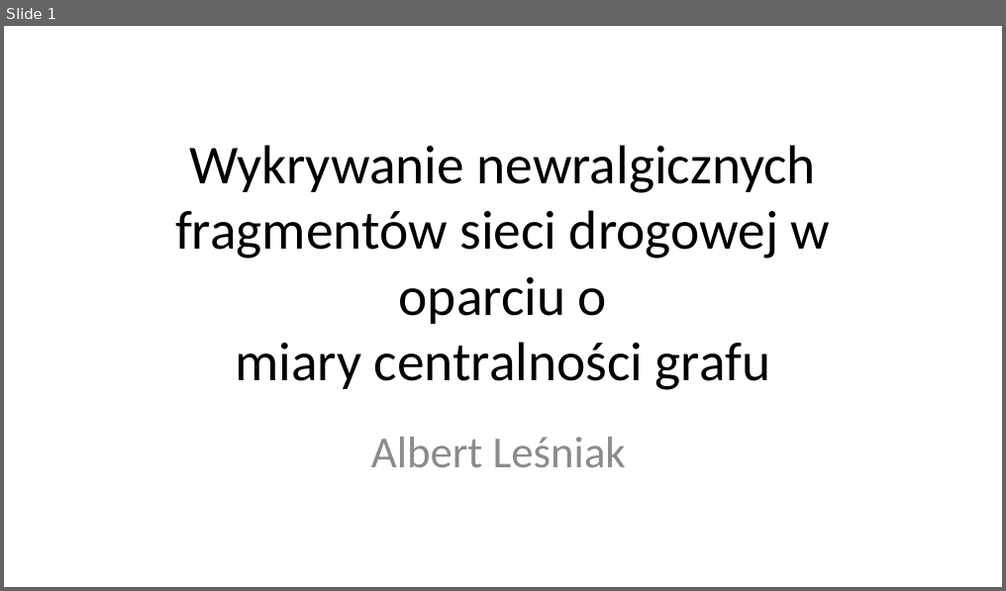
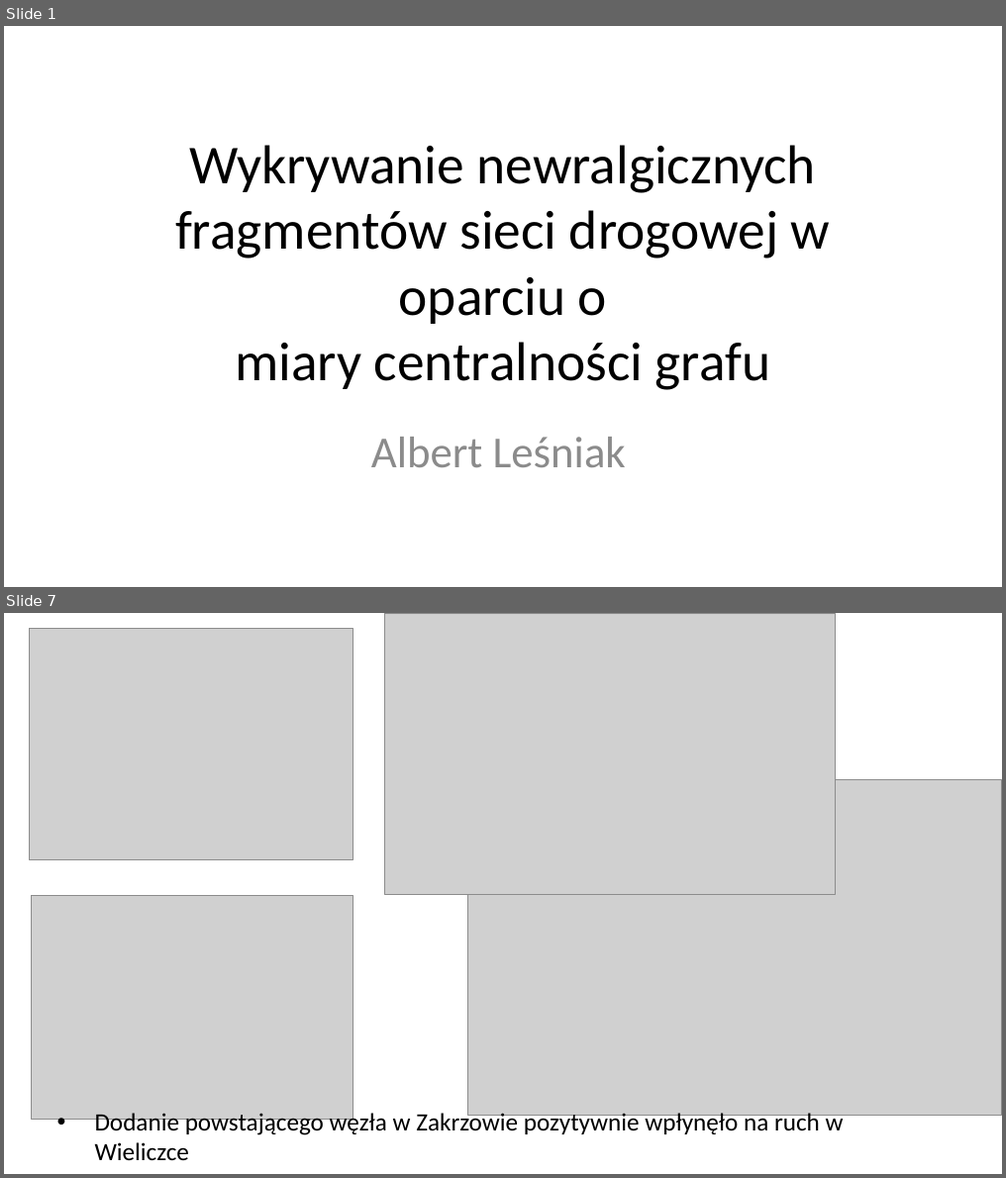
Before and after one commit to Albertll/PathViewer, a slide deck: Prezentacja.pptx. Shown one above the other, each under a label of ours: slide 1 before the commit, slides 1 and 7 after it; the slides between them are not shown. The pictures are 1006x591 and 1006x1178 pixels, drawn with LibreOffice and Linux fonts; fonts in the diff are those of the drawing; grey boxes stand for pictures. Boxes give left, top, right and bottom in pixels: in the first picture for what was removed or moved away, otherwise in the second. Text is boxed around its words. In the diff, an @@ line names an element or a change of style, - is before the commit and + after.

Commit message:
Added text to presentation

```diff
--- a/Prezentacja.pptx
+++ b/Prezentacja.pptx
@@ slide 7 added at (4, 613, 1002, 1174), background #FFFFFF @@
@@ picture added at (29, 628, 352, 860) @@
@@ picture added at (385, 613, 836, 894) @@
@@ picture added at (468, 779, 1002, 1115) @@
@@ picture added at (32, 896, 353, 1120) @@
@@ text added at (95, 1111, 844, 1160), 18 pt, text #000000 @@
+• Dodanie powstającego węzła w Zakrzowie pozytywnie wpłynęło na ruch w Wieliczce
```
Also in this commit, not shown: 3 slides changed, 10 other slides added, 12 slides removed.
